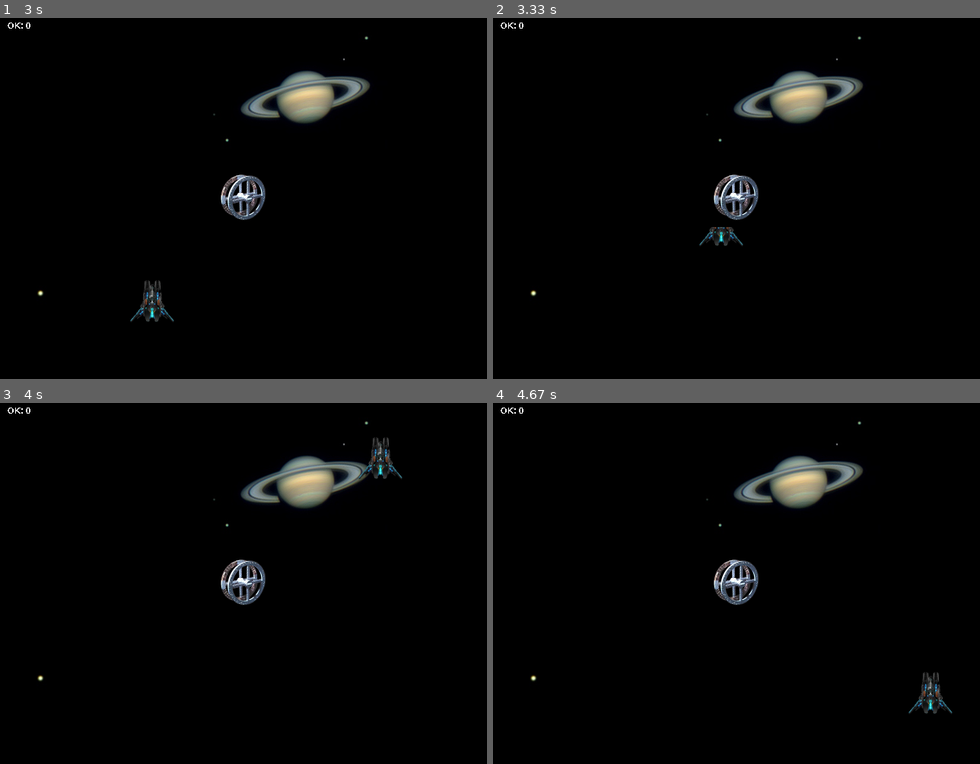
Above: before the commit, frames 1-4 (two rows, left to right).
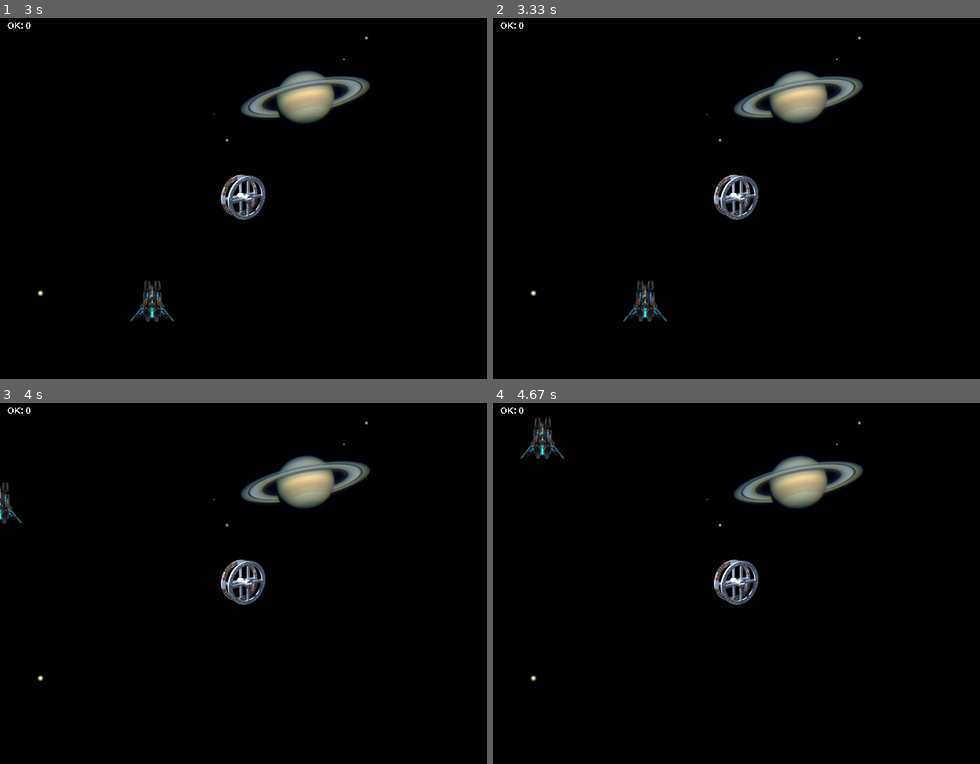
Above: after the commit, the same moments.

Repository: rodrigodub/Output
Game: pygame game, started from ProgramacaoDeJogos/Input06PJ05.py
Same seed, same stepped clock (60 frames per second), same inputs: the game is played once before the commit and once after it.
Inputs:
- Up to frame 1 (3 s): no input
- Up to frame 2 (3.33 s): no input
- Up to frame 3 (4 s): no input
- Up to frame 4 (4.67 s): no input

Frame 1 is identical in both runs. In frame 2, 0.6% of the frame differs, in the area x 26-52%, y 57-85%; in frame 3, 0.6%; in frame 4, 0.8%, in the area x 5-95%, y 4-87%.

Commit message:
PJ5: alien ship do not overlap with space station
# v2.115
# 20180129

Diff:
--- a/ProgramacaoDeJogos/Input06PJ05.py
+++ b/ProgramacaoDeJogos/Input06PJ05.py
@@ -6,7 +6,7 @@
 # Usage:
 # > python3 Input06PJ05.py
 #
-# v2.113
+# v2.115
 # 20180129
 #################################################
 __author__ = 'Rodrigo Nobrega'
@@ -125,6 +125,10 @@
             self.pos.centery = 480 - self.pos.centery
         elif self.pos.centery > 480:
             self.pos.centery = 42
+        # tests if alien ship is intersecting space station
+        # radius = 80 (shield) + 32 (border of alien ship)
+        if math.sqrt(pow((self.pos.centerx - 320), 2) + pow((self.pos.centery - 240), 2)) < 113:
+            self.vector = [-i for i in self.vector]
         # draws alien ship
         scr.area.blit(self.image, self.pos)
         # makes the previous position as the current one
